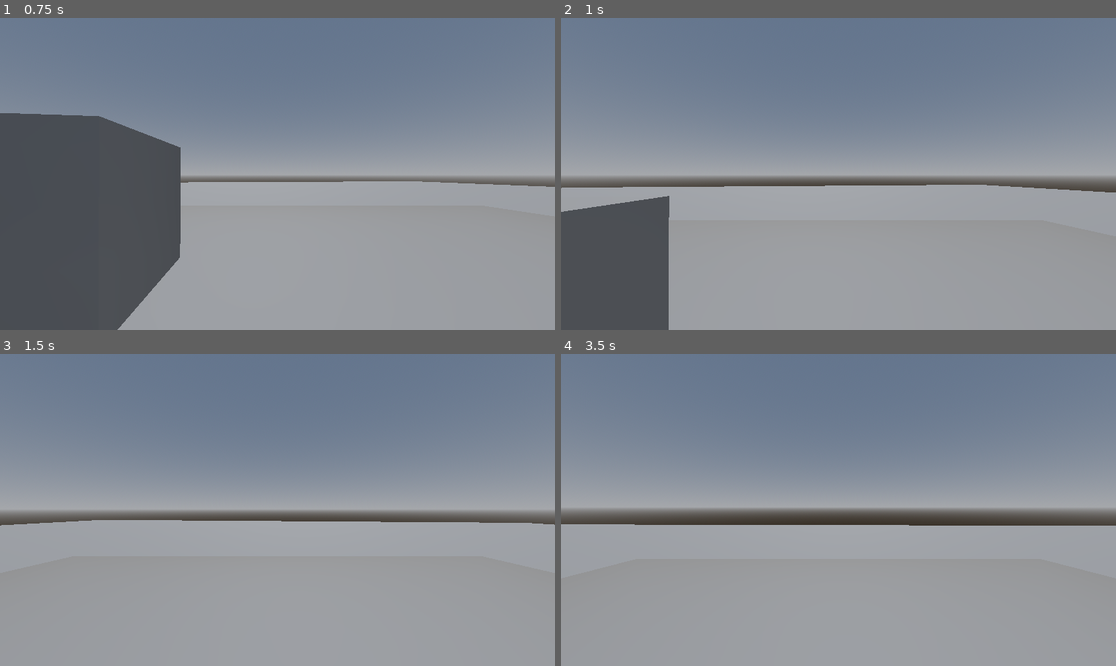
Above: before the commit, frames 1-4 (two rows, left to right).
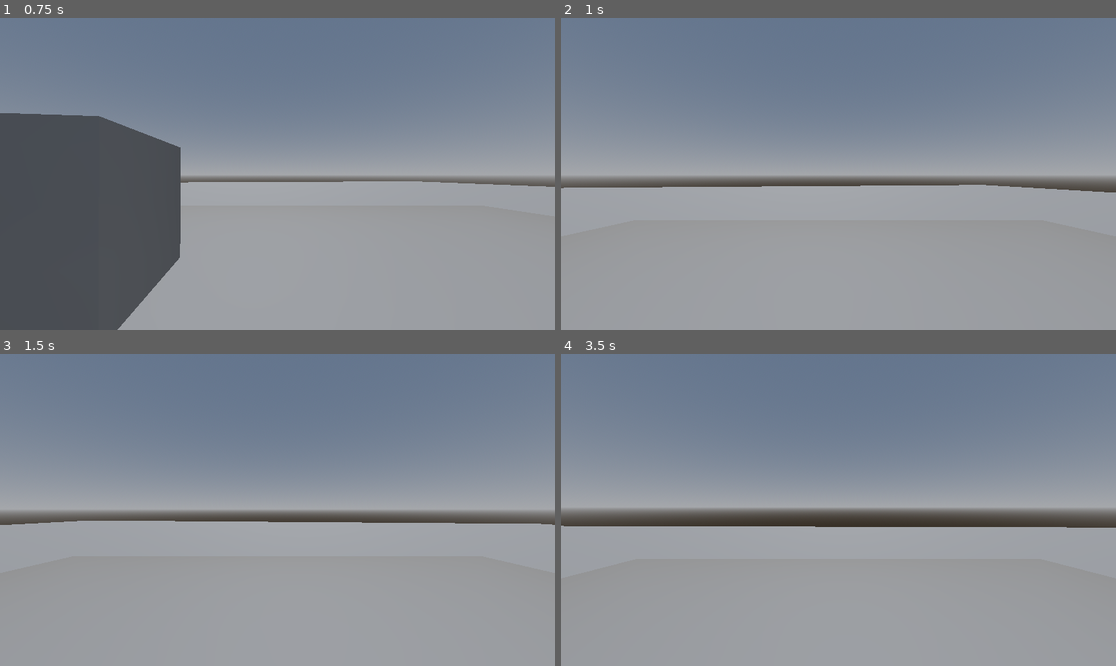
Above: after the commit, the same moments.

Repository: olinic/godot-fps-template
Game: Godot game, scene res://main.tscn
Two runs of this game, one before a commit and one after it. Both use one fixed random seed, a clock stepped at 60 frames per second and the inputs below.
Inputs (mouse positions are in pixels of both pictures, inside the frame that each line leads up to):
- Up to frame 1 (0.75 s): tap Enter at 0.5 s; move the mouse to (305, 174) at 0.52 s; hold Up (move_forward) from 0.53 s (still down); hold Shift (sprint, bound only before the commit) from 0.53 s (still down)
- Up to frame 2 (1 s): keep holding Up (move_forward); keep holding Shift (sprint, bound only before the commit); tap Space (jump) at 0.77 s
- Up to frame 3 (1.5 s): keep holding Up (move_forward); move the mouse to (249, 510) at 1.27 s; release Shift (sprint, bound only before the commit) at 1.28 s; tap Shift (sprint, bound only before the commit) at 1.35 s
- Up to frame 4 (3.5 s): keep holding Up (move_forward); tap Space (jump) at 1.52, 2, 3.02 s; move the mouse to (849, 503) at 2.02 s; hold Shift (sprint, bound only before the commit) 2.03-2.78 s; tap Enter at 2.75 s; move the mouse to (832, 516) at 2.77 s; tap Shift (sprint, bound only before the commit) at 2.85 s

Frame 1 is identical in both runs. In frame 2, 7.9% of the frame differs, in the area x 0-98%, y 53-100%; in frame 3, 0.2%; in frame 4, 0.5%.

Commit message:
Added Controller Sprint Feature

Diff:
--- a/player.gd
+++ b/player.gd
@@ -40,9 +40,10 @@
 
 
 func move(delta):
-	handle_sprint()
+
 	var input_dir = Input.get_vector("move_left", "move_right", "move_forward", "move_backward")
 	var direction = (transform.basis * Vector3(input_dir.x, 0, input_dir.y)).normalized()
+	handle_sprint(direction)
 	if direction:
 		velocity.x = direction.x * get_speed()
 		velocity.z = direction.z * get_speed()
@@ -50,7 +51,7 @@
 		velocity.x = move_toward(velocity.x, 0, get_speed())
 		velocity.z = move_toward(velocity.z, 0, get_speed())
 	move_and_slide()
-	is_sprinting = false
+
 
 func aim(delta):
 	if mouseDelta != Vector2.ZERO:
@@ -76,7 +77,10 @@
 	if Input.is_action_just_pressed("jump") and is_on_floor():
 		velocity.y = JUMP_VELOCITY
 
-func handle_sprint():
-	if Input.is_action_pressed("sprint") and is_on_floor():
+func handle_sprint(direction):
+	if (Input.is_action_just_pressed("keyboard_sprint") or Input.is_action_just_pressed("controller_sprint")) and is_on_floor():
 		is_sprinting = true
-		get_speed()
+	if Input.is_action_just_released("keyboard_sprint"):
+		is_sprinting = false
+	if direction == Vector3.ZERO:
+		is_sprinting = false
--- a/project.godot
+++ b/project.godot
@@ -80,8 +80,13 @@
 "events": [Object(InputEventJoypadMotion,"resource_local_to_scene":false,"resource_name":"","device":-1,"axis":3,"axis_value":1.0,"script":null)
 ]
 }
-sprint={
+keyboard_sprint={
 "deadzone": 0.5,
 "events": [Object(InputEventKey,"resource_local_to_scene":false,"resource_name":"","device":-1,"window_id":0,"alt_press …(182 unchanged characters)…
 ]
 }
+controller_sprint={
+"deadzone": 0.5,
+"events": [Object(InputEventJoypadButton,"resource_local_to_scene":false,"resource_name":"","device":-1,"button_index":7,"pressure":0.0,"pressed":true,"script":null)
+]
+}
